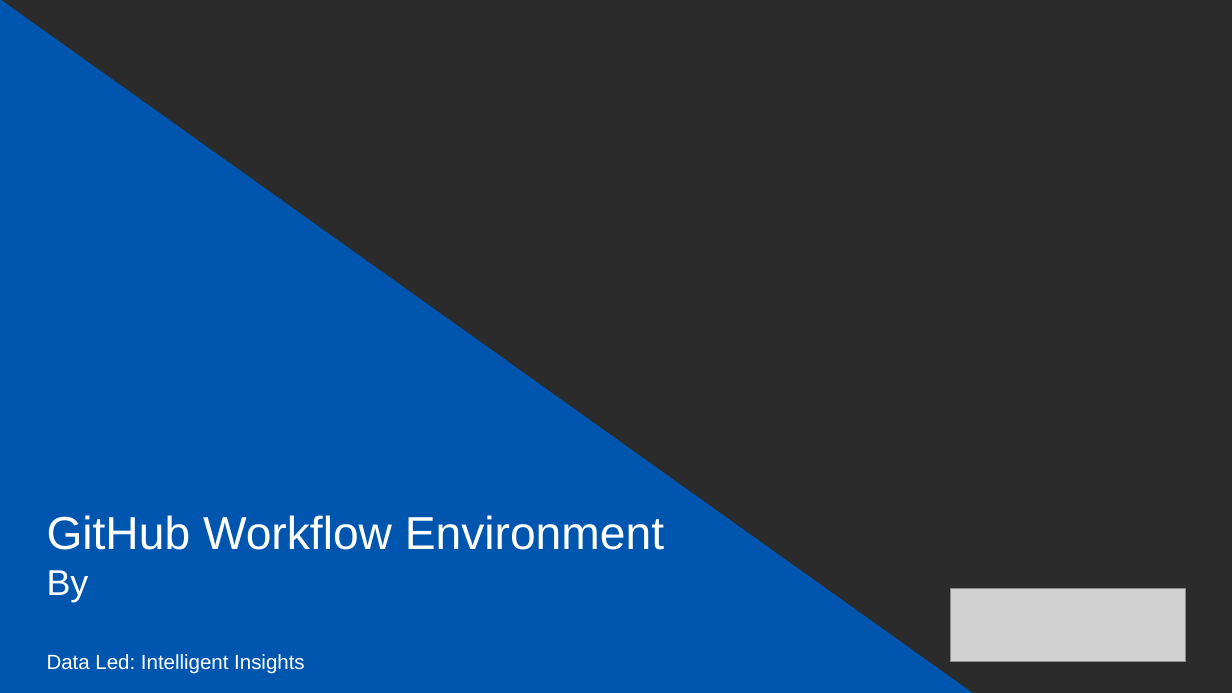
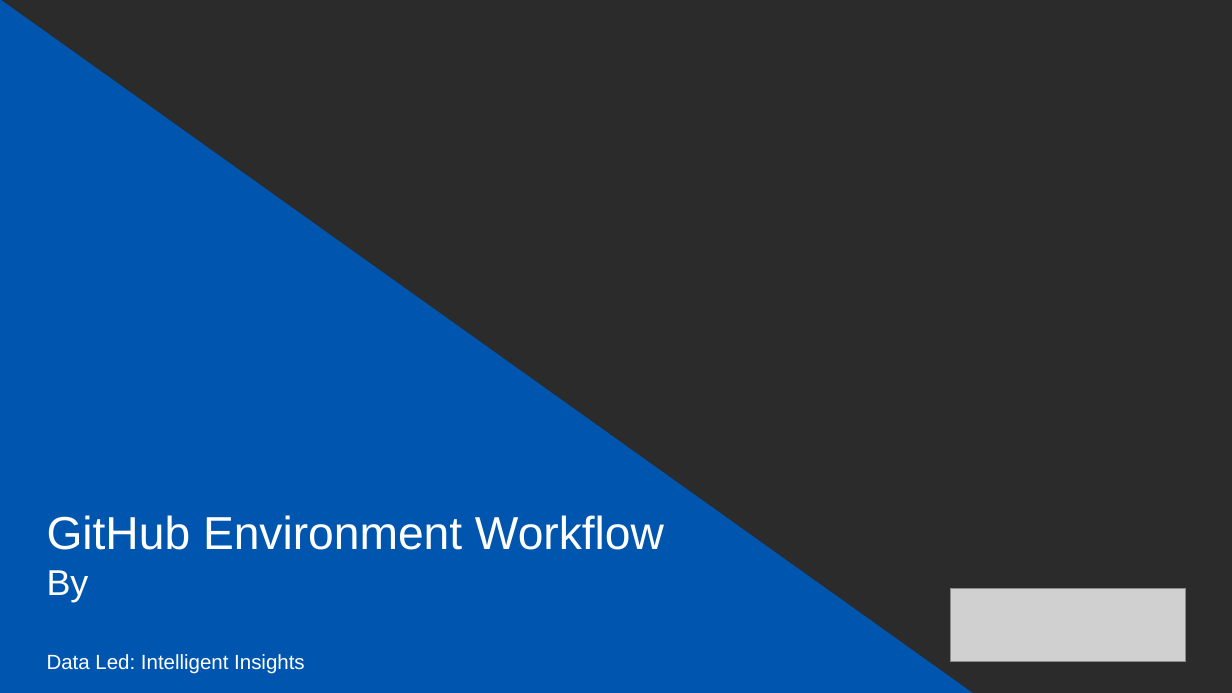
Before and after one commit to sc-grads/Grads_2024, a slide deck: slide 7 of Documents/biops_presentation.pptx. Drawn at 1232x693 pixels with LibreOffice and Linux fonts; fonts in the diff are those of the drawing; grey boxes stand for pictures; background and template pictures are left out; a plain dark background stands for a picture behind light text. Boxes give left, top, right and bottom in pixels: in the first picture for what was removed or moved away, otherwise in the second. Text is boxed around its words. In the diff, an @@ line names an element or a change of style, - is before the commit and + after.

```diff
--- a/Documents/biops_presentation.pptx
+++ b/Documents/biops_presentation.pptx
@@ text at <box>47,515,664,550</box>: text changed @@
-GitHub Workflow Environment
+GitHub Environment Workflow
```
Also in this commit, not shown: 1 other slide changed.
